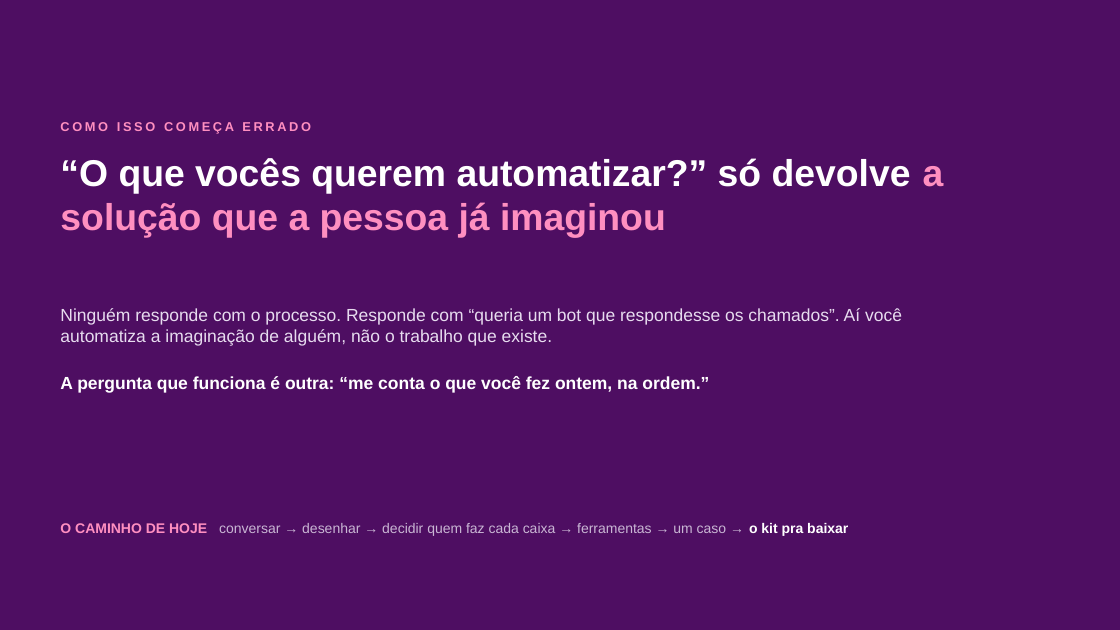
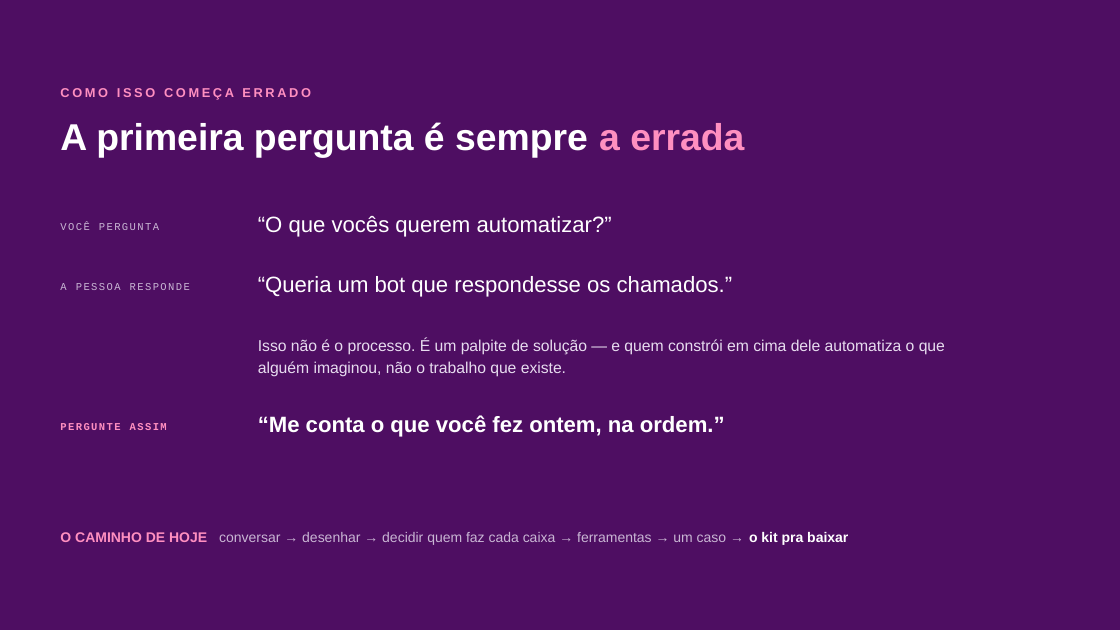
Before and after one commit to gabrcs/casamentos-app, a slide deck: slide 3 of talks/serasa-ia-automacao/deck.pptx. Drawn at 1120x630 pixels with LibreOffice and Linux fonts; fonts in the diff are those of the drawing. Boxes give left, top, right and bottom in pixels: in the first picture for what was removed or moved away, otherwise in the second. Text is boxed around its words. In the diff, an @@ line names an element or a change of style, - is before the commit and + after.

```diff
--- a/talks/serasa-ia-automacao/deck.pptx
+++ b/talks/serasa-ia-automacao/deck.pptx
@@ text "COMO ISSO COMEÇA ERRADO": place and size @@
-text "COMO ISSO COMEÇA ERRADO" at [60, 122, 311, 133]
+text "COMO ISSO COMEÇA ERRADO" at [60, 88, 311, 100]
@@ text at [60, 122, 744, 158]: text changed @@
-“O que vocês querem automatizar?” só devolve a solução que a pessoa já imaginou
+A primeira pergunta é sempre a errada
@@ text at [60, 222, 159, 230]: text changed; size 15 to 9 pt; font Arial to Courier New; text colour #E7DCEF to #C9B6D4 @@
-Ninguém responde com o processo. Responde com “queria um bot que respondesse os chamados”. Aí você automatiza a imaginação de alguém, não o trabalho que existe.
-A pergunta que funciona é outra: “me conta o que você fez ontem, na ordem.”
+VOCÊ PERGUNTA
@@ text "VOCÊ PERGUNTA" at [60, 222, 159, 230]: vertical alignment top to middle @@
@@ text added at [258, 216, 612, 237], 19 pt, text #FFFFFF @@
+“O que vocês querem automatizar?”
@@ text added at [60, 283, 190, 290], 9 pt, text #C9B6D4 @@
+A PESSOA RESPONDE
@@ text added at [258, 276, 733, 297], 19 pt, text #FFFFFF @@
+“Queria um bot que respondesse os chamados.”
@@ text added at [258, 338, 945, 377], 13.5 pt, text #E7DCEF @@
+Isso não é o processo. É um palpite de solução — e quem constrói em cima dele automatiza o que alguém imaginou, não o trabalho que existe.
@@ text added at [258, 415, 725, 437], 19 pt, text #FFFFFF, bold @@
+“Me conta o que você fez ontem, na ordem.”
@@ text added at [60, 423, 167, 430], 9 pt, text #FF8FC0, bold @@
+PERGUNTE ASSIM
@@ text "O CAMINHO DE HOJE conversar ...": place and size @@
-text "O CAMINHO DE HOJE conversar ..." at [60, 523, 848, 536]
+text "O CAMINHO DE HOJE conversar ..." at [60, 532, 848, 545]
```
Also in this commit, not shown: 6 other slides changed, 4 other files.
